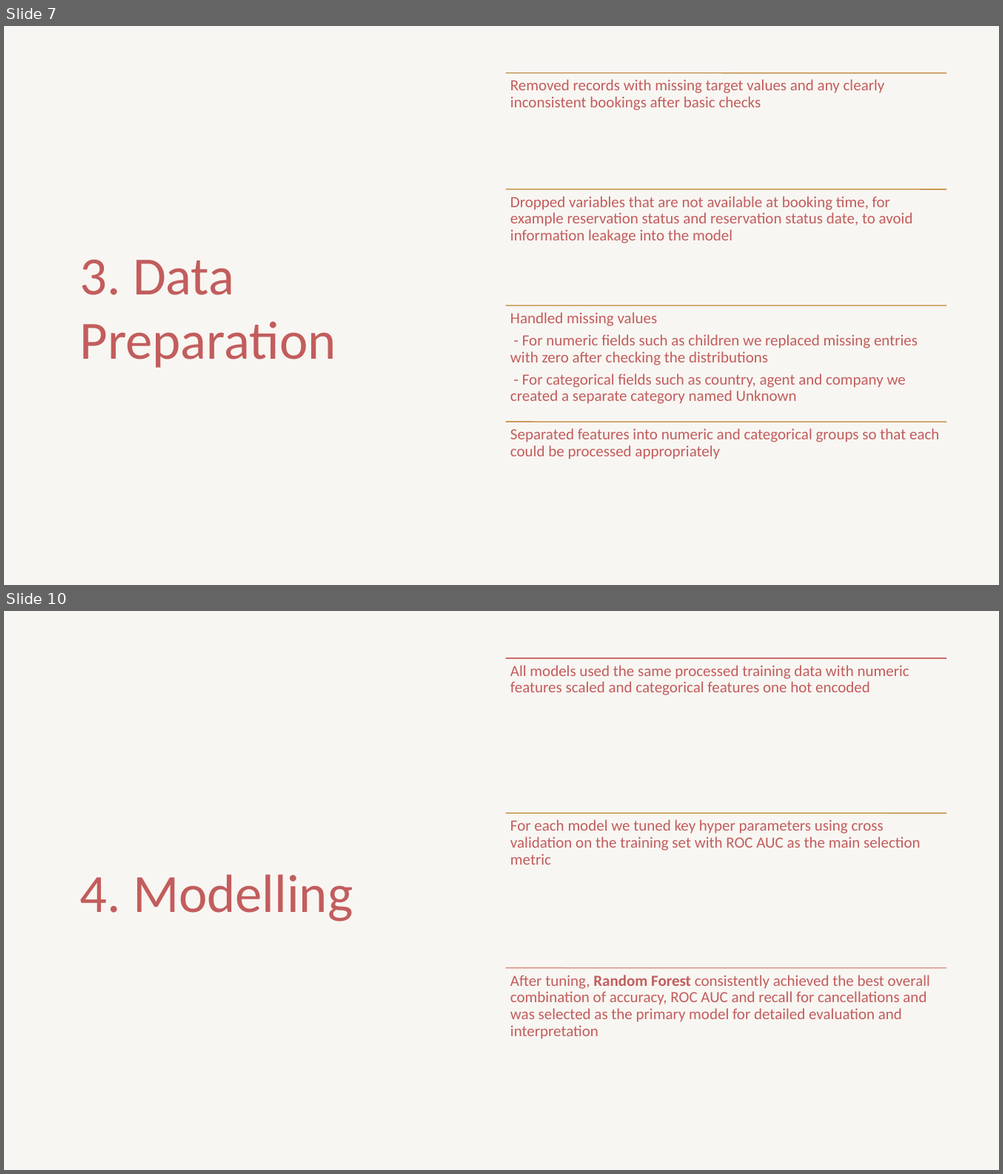
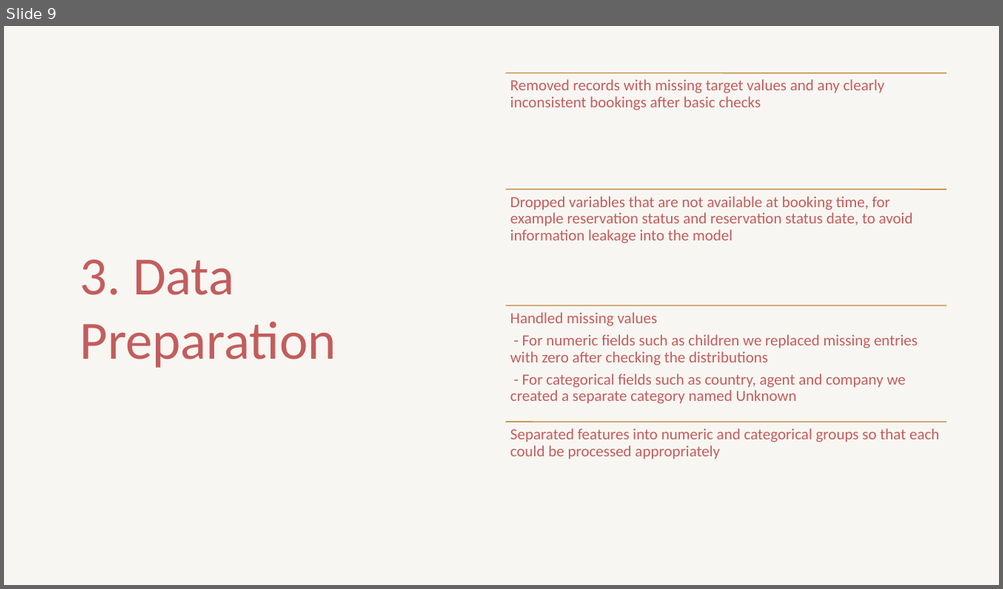
Before and after one commit to akvanaparthy/DAML-Project-Group-3, a slide deck: DAML Group 3 Final.pptx. Shown one above the other, each under a label of ours: slides 7 and 10 before the commit, slide 9 after it; the slides between them are not shown. The pictures are 1003x1174 and 1003x589 pixels, drawn with LibreOffice and Linux fonts; fonts in the diff are those of the drawing. Boxes give left, top, right and bottom in pixels: in the first picture for what was removed or moved away, otherwise in the second. Text is boxed around its words. In the diff, an @@ line names an element or a change of style, - is before the commit and + after.

```diff
--- a/DAML Group 3 Final.pptx
+++ b/DAML Group 3 Final.pptx
@@ slide 10 removed at (4,611,999,1170), background #FFFFFF; not listed: 6 template elements that a slide beside it also shows @@
@@ rectangle removed at (4,611,999,1170) @@
@@ title removed at (79,874,353,922) @@
-4. Modelling
@@ group removed at (506,658,946,1039): 3 lines, 3 texts @@
-All models used the same processed training data with numeric features scaled and categorical features one hot encoded
-For each model we tuned key hyper parameters using cross validation on the training set with ROC AUC as the main selection metric
-After tuning, Random Forest consistently achieved the best overall combination of accuracy, ROC AUC and recall for cancellations and was selected as the primary model for detailed evaluation and interpretation
@@ what was slide 7 is now slide 9 @@
```
Also in this commit, not shown: 9 slides changed, 12 slides added, 1 other slide removed, 4 other files.
